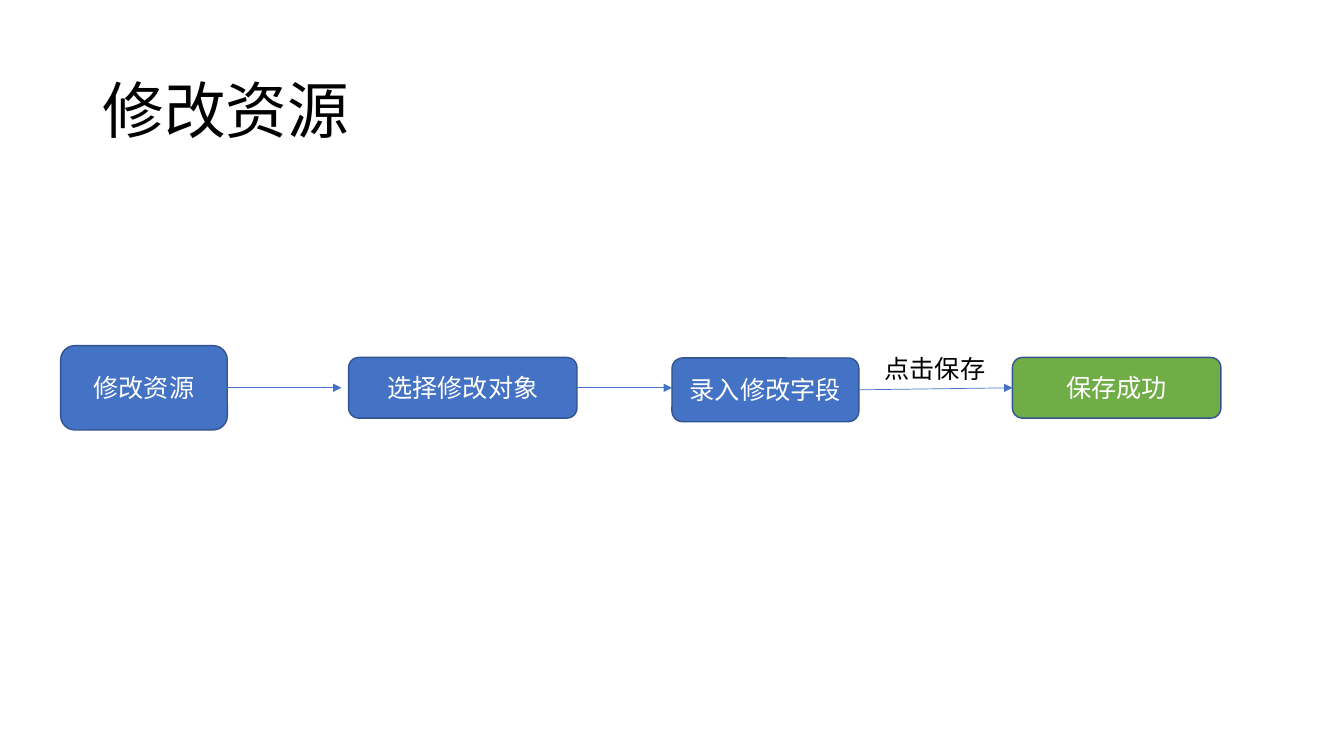
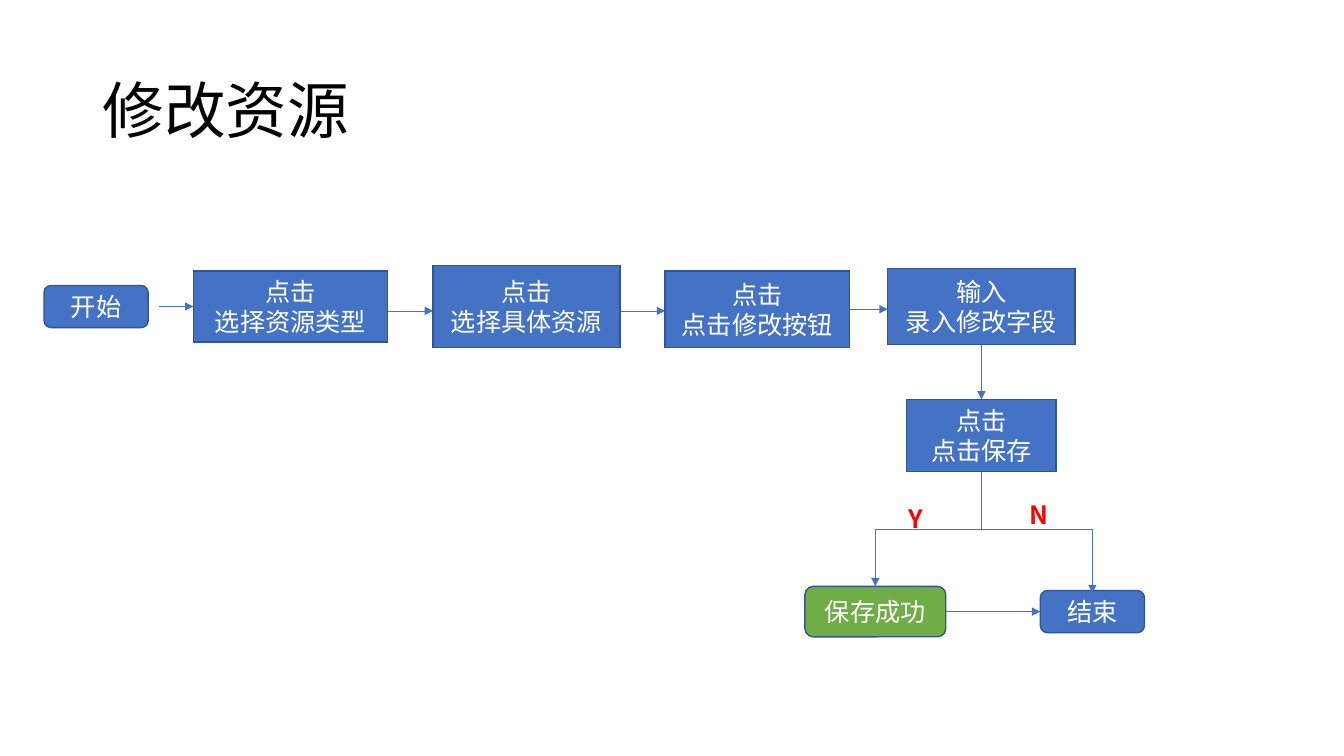
Before and after one commit to little-Fly/ArtviewResourceManagement, a slide deck: slide 9 of 01 Design/012 操作设计/天天意境PC端分功能操作流程.pptx. Drawn at 1344x756 pixels with LibreOffice and Linux fonts; fonts in the diff are those of the drawing. Boxes give left, top, right and bottom in pixels: in the first picture for what was removed or moved away, otherwise in the second. Text is boxed around its words. In the diff, an @@ line names an element or a change of style, - is before the commit and + after.

Commit message:
修改pc流程图

```diff
--- a/01 Design/012 操作设计/天天意境PC端分功能操作流程.pptx
+++ b/01 Design/012 操作设计/天天意境PC端分功能操作流程.pptx
@@ rectangle added at bbox=[434, 266, 620, 348], fill #4472C4, outline #325491 1 pt, 18 pt, text #FFFFFF @@
+点击
+选择具体资源
@@ rectangle "输入": place and size @@
-rectangle "输入" at bbox=[673, 358, 859, 421]
+rectangle "输入" at bbox=[888, 268, 1076, 345]
@@ rectangle "输入" at bbox=[888, 268, 1076, 345]: rounded rectangle to rectangle @@
@@ rounded rectangle "开始": place and size @@
-rounded rectangle "开始" at bbox=[60, 346, 227, 431]
+rounded rectangle "开始" at bbox=[44, 285, 148, 328]
@@ text in rounded rectangle at bbox=[71, 295, 121, 318]: text changed @@
-修改资源
+开始
@@ rectangle added at bbox=[194, 271, 388, 342], fill #4472C4, outline #325491 1 pt, 18 pt, text #FFFFFF @@
+点击
+选择资源类型
@@ rectangle added at bbox=[665, 271, 850, 348], fill #4472C4, outline #325491 1 pt, 18 pt, text #FFFFFF @@
+点击
+点击修改按钮
@@ text in rectangle at bbox=[956, 280, 1006, 303]: paragraph added @@
+输入
@@ arrow added from (159, 307) to (194, 307), #4472C4 0.5 pt @@
@@ arrow moved from (577, 388) - (673, 388) to (388, 311) - (434, 311) @@
@@ arrow moved from (859, 390) - (1012, 388) to (620, 311) - (665, 311) @@
@@ arrow added from (850, 310) to (888, 310), #4472C4 0.5 pt @@
@@ rounded rectangle removed at bbox=[349, 358, 578, 418] @@
-选择修改对象
@@ arrow added from (982, 345) to (982, 399), #4472C4 0.5 pt @@
@@ rectangle "点击": place and size @@
-rectangle "点击" at bbox=[884, 356, 985, 380]
+rectangle "点击" at bbox=[907, 399, 1057, 472]
@@ rectangle "点击" at bbox=[907, 399, 1057, 472]: vertical alignment top to middle; fill none to #4472C4; outline none to #325491 1 pt @@
@@ text in rectangle at bbox=[956, 409, 1006, 432]: paragraph added @@
+点击
@@ text in rectangle at bbox=[931, 439, 1032, 462]: text colour #000000 to #FFFFFF in "点击保存"; alignment left to centre @@
@@ elbow arrow added from (982, 472) to (875, 587), #4472C4 0.5 pt @@
@@ text added at bbox=[909, 509, 924, 530], 18 pt, text #FF0000, bold @@
+Y
@@ text added at bbox=[1029, 505, 1048, 530], 18 pt, text #FF0000, bold @@
+N
@@ elbow arrow added from (981, 529) to (1093, 593), #4472C4 0.5 pt @@
@@ rounded rectangle "保存成功": place and size @@
-rounded rectangle "保存成功" at bbox=[1012, 358, 1221, 418]
+rounded rectangle "保存成功" at bbox=[805, 587, 946, 637]
@@ rounded rectangle added at bbox=[1041, 591, 1144, 633], fill #4472C4, outline #325491 1 pt, 18 pt, text #FFFFFF @@
+结束
@@ arrow moved from (228, 388) - (342, 388) to (946, 612) - (1041, 612) @@
```
Also in this commit, not shown: 4 other slides changed.
